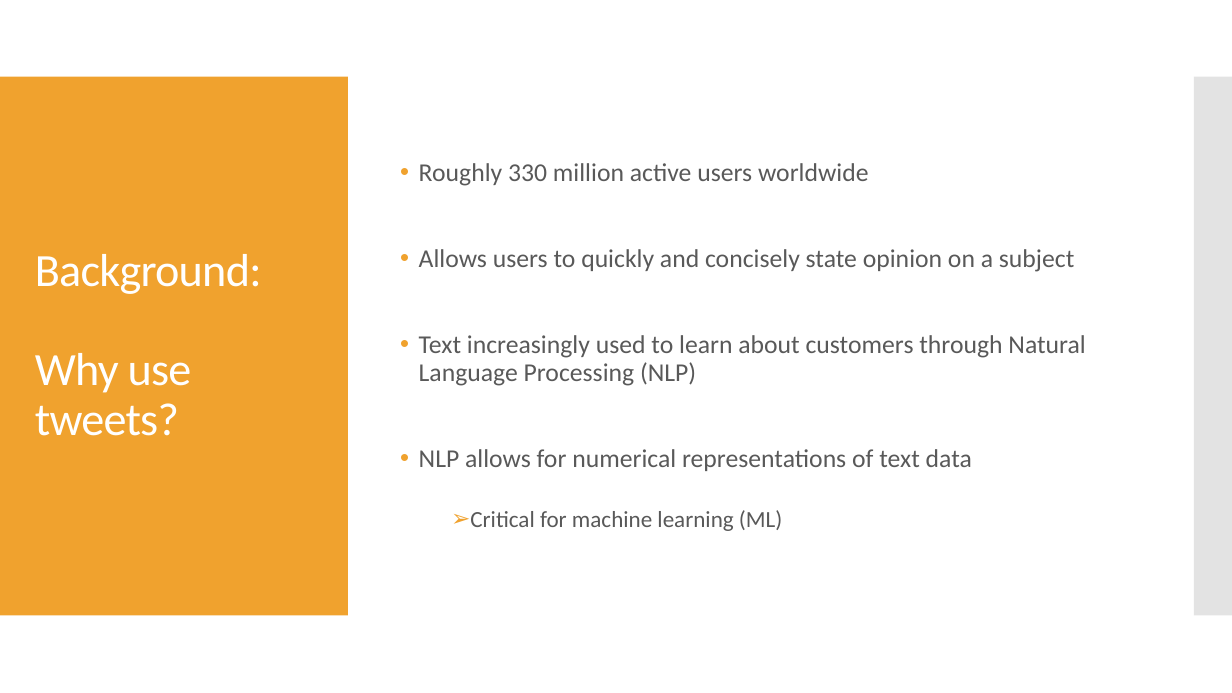
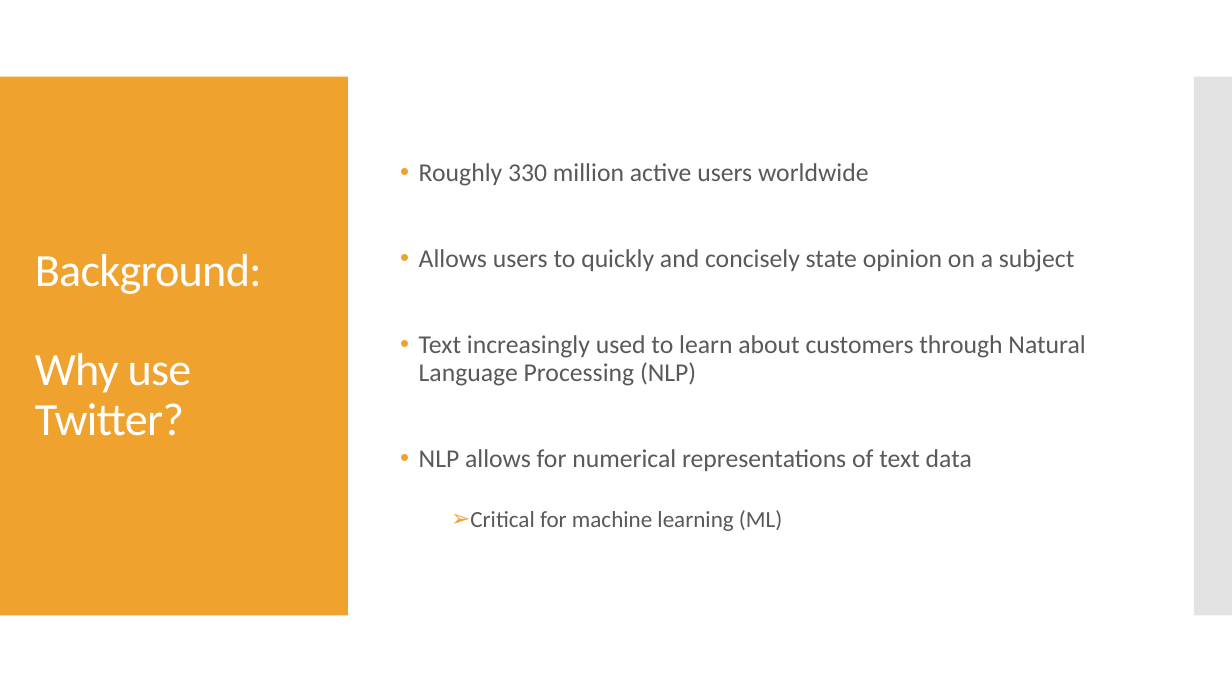
Before and after one commit to douglaspsteen/dsc-capstone-project-v2-online-ds-ft-100719, a slide deck: slide 2 of doug_steen_capstone_pres.pptx. Drawn at 1232x693 pixels with LibreOffice and Linux fonts; fonts in the diff are those of the drawing. Boxes give left, top, right and bottom in pixels: in the first picture for what was removed or moved away, otherwise in the second. Text is boxed around its words. In the diff, an @@ line names an element or a change of style, - is before the commit and + after.

```diff
--- a/doug_steen_capstone_pres.pptx
+++ b/doug_steen_capstone_pres.pptx
@@ title at [35, 254, 262, 436]: text changed @@
-Background:
-Why use tweets?
+Background:
+Why use Twitter?
```
Also in this commit, not shown: 5 other slides changed, 1 other file.
